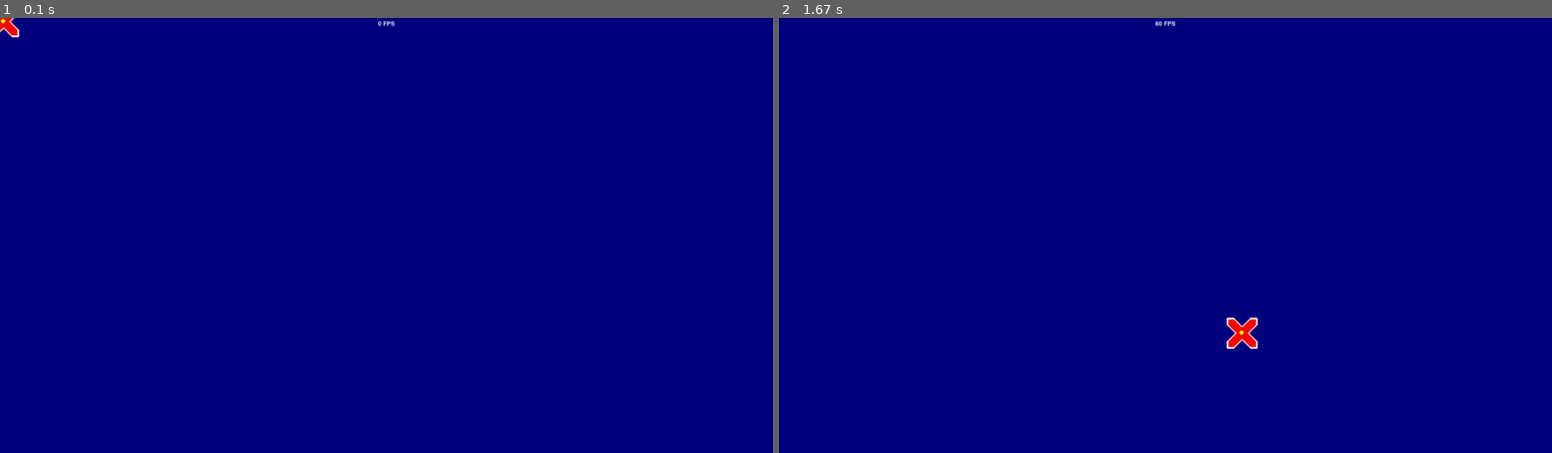
Above: before the commit, frames 1-2 (left to right).
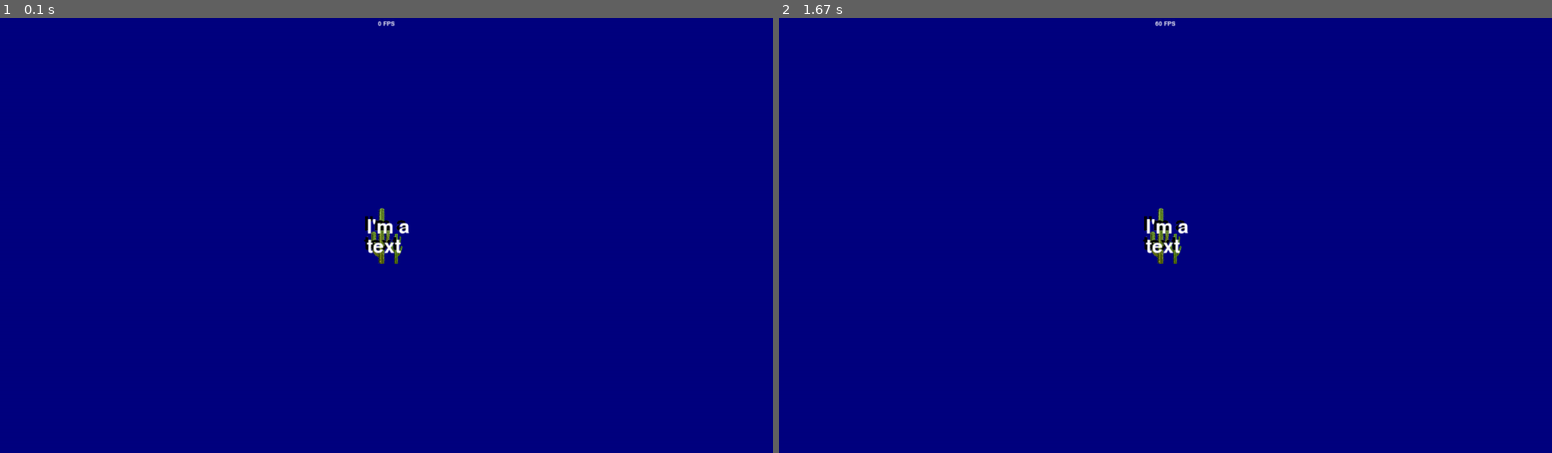
Above: after the commit, the same moments.

Repository: francis-clairicia/PyDiamond
Game: pygame game, started from main.py
Two runs of this game, one before a commit and one after it. Both use one fixed random seed, a clock stepped at 60 frames per second and the inputs below.
Inputs (mouse positions are in pixels of both pictures, inside the frame that each line leads up to):
- Up to frame 1 (0.1 s): no input
- Up to frame 2 (1.67 s): press the mouse at (979, 239) at 0.37 s; move the mouse to (1111, 283) at 0.47 s; release the mouse at (1242, 331) at 0.6 s; tap . at 0.67 s

The runs differ from the first frame. In frame 1, 0.5% of the frame differs, in the area x 0-53%, y 0-57%; in frame 2, 0.6%, in the area x 47-62%, y 43-77%.

Commit message:
[ADD] Added TextImage object (scale/rotation not implemented)

Diff:
--- a/main.py
+++ b/main.py
@@ -6,7 +6,7 @@
 import pygame
 from pygame.event import Event
 from pygame.surface import Surface
-from my_pygame.text import Text
+from my_pygame.text import Text, TextImage
 from my_pygame.window import Window
 from my_pygame.scene import Scene, SceneEnum
 
@@ -249,6 +249,20 @@
             self.cross.color = RED
 
 
+class TextImageScene(Scene):
+    def __init__(self, window: Window) -> None:
+        super().__init__(window, framerate=120)
+        self.background_color = BLUE_DARK
+        self.text: TextImage = TextImage("I'm a text", font=(None, 50), color=WHITE, shadow_x=-5, shadow_y=-5, wrap=5)
+        self.text.img = MyResources.cactus
+        self.text.img_scale_to_size((100, 100))
+        self.text.compound = "center"
+        self.text.center = window.center
+
+    def draw(self) -> None:
+        self.window.draw(self.text)
+
+
 def main() -> None:
     # w: Window = Window("my window", (0, 0))
     w: Window = Window("my window", (1366, 768))
@@ -260,7 +274,8 @@
     # w.start_scene(TextScene(w))
     # w.start_scene(ResourceScene(w))
     # w.start_scene(AnimatedSpriteScene(w))
-    w.start_scene(EventScene(w))
+    # w.start_scene(EventScene(w))
+    w.start_scene(TextImageScene(w))
     w.mainloop()
 
 
--- a/my_pygame/drawable.py
+++ b/my_pygame/drawable.py
@@ -240,12 +240,17 @@
         return self.get_local_size()[1]
 
     def get_size(self) -> Tuple[float, float]:
+        scale: float = self.__scale
+        angle: float = self.__angle
         w, h = self.get_local_size()
-        w *= self.scale
-        h *= self.scale
+        w *= scale
+        h *= scale
+        if angle == 0:
+            return (w, h)
+
         center: Vector2 = Vector2(w / 2, h / 2)
         corners: List[Vector2] = [Vector2(0, 0), Vector2(w, 0), Vector2(w, h), Vector2(0, h)]
-        all_points: List[Vector2] = [center + (point - center).rotate(-self.angle) for point in corners]
+        all_points: List[Vector2] = [center + (point - center).rotate(-angle) for point in corners]
         left: float = min((point.x for point in all_points), default=0)
         right: float = max((point.x for point in all_points), default=0)
         top: float = min((point.y for point in all_points), default=0)
@@ -256,7 +261,7 @@
         r: Rect = Rect((0, 0), self.get_local_size())
         for name, value in kwargs.items():
             if not hasattr(r, name):
-                raise AttributeError(f"{type(r).__name__} does not have {repr(name)} attribute")
+                raise AttributeError(f"{repr(type(r).__name__)} has no attribute {repr(name)}")
             setattr(r, name, value)
         return r
 
@@ -264,7 +269,7 @@
         r: Rect = self.rect
         for name, value in kwargs.items():
             if not hasattr(r, name):
-                raise AttributeError(f"{type(r).__name__} does not have {repr(name)} attribute")
+                raise AttributeError(f"{repr(type(r).__name__)} has no attribute {repr(name)}")
             setattr(r, name, value)
         return r
 
--- a/my_pygame/text.py
+++ b/my_pygame/text.py
@@ -20,7 +20,7 @@
 from .theme import NoTheme, Theme
 from .surface import create_surface
 
-# from .image import Image
+from .image import Image
 
 _TextFont = Union[Font, Tuple[Optional[str], int]]
 
@@ -64,7 +64,7 @@
         self.message = message
         self.color = color
         self.wrap = wrap
-        self.justify = Text.Justify(justify)
+        self.justify = justify
         self.shadow = (shadow_x, shadow_y)
         self.shadow_color = shadow_color
 
@@ -302,78 +302,287 @@
             self.__need_update()
 
 
-# @Text.register
-# class TextImage(ThemedDrawable):
-#     Justify = Text.Justify
-
-#     @unique
-#     class Compound(str, Enum):
-#         LEFT = "left"
-#         RIGHT = "right"
-#         TOP = "top"
-#         BOTTOM = "bottom"
-#         CENTER = "center"
-
-#     def __init__(
-#         self,
-#         message: str = "",
-#         *,
-#         img: Optional[Surface] = None,
-#         compound: str = "left",
-#         font: Optional[_TextFont] = None,
-#         bold: Optional[bool] = None,
-#         italic: Optional[bool] = None,
-#         underline: Optional[bool] = None,
-#         color: Color = BLACK,
-#         wrap: int = 0,
-#         justify: str = "left",
-#         shadow_x: float = 0,
-#         shadow_y: float = 0,
-#         shadow_color: Color = BLACK,
-#         theme: Optional[Theme] = None,
-#     ) -> None:
-#         super().__init__()
-#         self.__text: Text = Text(
-#             message=message,
-#             font=font,
-#             bold=bold,
-#             italic=italic,
-#             underline=underline,
-#             color=color,
-#             wrap=wrap,
-#             justify=justify,
-#             shadow_x=shadow_x,
-#             shadow_y=shadow_y,
-#             shadow_color=shadow_color,
-#             theme=NoTheme,
-#         )
-#         self.__img: Image = Image(img if img is not None else create_surface((0, 0)))
-#         self.__compound: TextImage.Compound = TextImage.Compound(compound)
-
-#     def draw_onto(self, surface: Surface) -> None:
-#         self.__text.center = self.center
-#         return self.__text.draw_onto(surface)
-
-#     def copy(self) -> TextImage:
-#         return TextImage(
-#             message=self.__text.message,
-#             img=self.__img.get(),
-#             compound=self.__compound,
-#             font=self.__text.font,
-#             color=self.__text.color,
-#             wrap=self.__text.wrap,
-#             justify=self.__text.justify,
-#             shadow_x=self.__text.shadow_x,
-#             shadow_y=self.__text.shadow_y,
-#             shadow_color=self.__text.shadow_color,
-#             theme=NoTheme,
-#         )
-
-#     def get_local_size(self) -> Tuple[float, float]:
-#         return self.__text.get_local_size()
-
-#     def _apply_rotation_scale(self) -> None:
-#         self.__text.set_rotation(self.angle)
-#         self.__text.set_scale(self.scale)
-#         self.__img.set_rotation(self.angle)
-#         self.__img.set_scale(self.scale)
+@Text.register
+class TextImage(ThemedDrawable):
+    Justify = Text.Justify
+
+    @unique
+    class Compound(str, Enum):
+        LEFT = "left"
+        RIGHT = "right"
+        TOP = "top"
+        BOTTOM = "bottom"
+        CENTER = "center"
+
+    def __init__(
+        self,
+        message: str = "",
+        *,
+        img: Optional[Surface] = None,
+        compound: str = "left",
+        distance: float = 5,
+        font: Optional[_TextFont] = None,
+        bold: Optional[bool] = None,
+        italic: Optional[bool] = None,
+        underline: Optional[bool] = None,
+        color: Color = BLACK,
+        wrap: int = 0,
+        justify: str = "left",
+        shadow_x: float = 0,
+        shadow_y: float = 0,
+        shadow_color: Color = BLACK,
+        theme: Optional[Theme] = None,
+    ) -> None:
+        super().__init__()
+        self.__text: Text = Text(
+            message=message,
+            font=font,
+            bold=bold,
+            italic=italic,
+            underline=underline,
+            color=color,
+            wrap=wrap,
+            justify=justify,
+            shadow_x=shadow_x,
+            shadow_y=shadow_y,
+            shadow_color=shadow_color,
+            theme=NoTheme,
+        )
+        self.__img: Optional[Image] = Image(img) if img is not None else None
+        self.__compound: TextImage.Compound = TextImage.Compound(compound)
+        self.__distance: float = float(distance)
+
+    def to_surface(self) -> Surface:
+        if self.__img is None:
+            return self.__text.to_surface()
+        return super().to_surface()
+
+    def draw_onto(self, surface: Surface) -> None:
+        if self.__img is None:
+            self.__text.center = self.center
+            return self.__text.draw_onto(surface)
+        if self.__compound == TextImage.Compound.LEFT:
+            self.__text.midleft = self.midleft
+            self.__img.midright = self.midright
+        elif self.__compound == TextImage.Compound.RIGHT:
+            self.__text.midright = self.midright
+            self.__img.midleft = self.midleft
+        elif self.__compound == TextImage.Compound.TOP:
+            self.__text.midtop = self.midtop
+            self.__img.midbottom = self.midbottom
+        elif self.__compound == TextImage.Compound.BOTTOM:
+            self.__text.midbottom = self.midbottom
+            self.__img.midtop = self.midtop
+        else:
+            self.__img.center = self.__text.center = self.center
+        self.__img.draw_onto(surface)
+        self.__text.draw_onto(surface)
+
+    def copy(self) -> TextImage:
+        return TextImage(
+            message=self.__text.message,
+            img=self.__img.get() if self.__img is not None else None,
+            compound=self.__compound,
+            font=self.__text.font,
+            color=self.__text.color,
+            wrap=self.__text.wrap,
+            justify=self.__text.justify,
+            shadow_x=self.__text.shadow_x,
+            shadow_y=self.__text.shadow_y,
+            shadow_color=self.__text.shadow_color,
+            theme=NoTheme,
+        )
+
+    def get_local_size(self) -> Tuple[float, float]:
+        if self.__img is None:
+            return self.__text.get_local_size()
+        text_width, text_height = self.__text.get_local_size()
+        img_width, img_height = self.__img.get_size()
+        offset: float = self.__distance
+        if self.__compound in [TextImage.Compound.LEFT, TextImage.Compound.RIGHT]:
+            if text_width == 0 or img_width == 0:
+                offset = 0
+            return text_width + img_width + offset, max(text_height, img_height)
+        if self.__compound in [TextImage.Compound.TOP, TextImage.Compound.BOTTOM]:
+            if text_height == 0 or img_height == 0:
+                offset = 0
+            return max(text_width, img_width), text_height + img_height + offset
+        return max(text_width, img_width), max(text_height, img_height)
+
+    def get_size(self) -> Tuple[float, float]:
+        if self.__img is None:
+            return self.__text.get_size()
+        return super().get_size()
+
+    @staticmethod
+    def create_font(
+        font: Optional[_TextFont], bold: Optional[bool] = None, italic: Optional[bool] = None, underline: Optional[bool] = None
+    ) -> Font:
+        return Text.create_font(font, bold, italic, underline)
+
+    def set_font(
+        self,
+        font: Optional[_TextFont],
+        bold: Optional[bool] = None,
+        italic: Optional[bool] = None,
+        underline: Optional[bool] = None,
+    ) -> None:
+        self.__text.set_font(font, bold, italic, underline)
+
+    def set_custom_line_font(self, index: int, font: Font) -> None:
+        self.__text.set_custom_line_font(index, font)
+
+    def remove_custom_line_font(self, index: int) -> None:
+        self.__text.remove_custom_line_font(index)
+
+    def img_rotate(self, angle_offset: float) -> None:
+        if self.__img is not None:
+            self.__img.rotate(angle_offset)
+
+    def img_set_rotation(self, angle: float) -> None:
+        if self.__img is not None:
+            self.__img.set_rotation(angle)
+
+    def img_set_scale(self, scale: float) -> None:
+        if self.__img is not None:
+            self.__img.set_scale(scale)
+
+    def img_scale_to_width(self, width: float) -> None:
+        if self.__img is not None:
+            self.__img.scale_to_width(width)
+
+    def img_scale_to_height(self, height: float) -> None:
+        if self.__img is not None:
+            self.__img.scale_to_height(height)
+
+    def img_scale_to_size(self, size: Tuple[float, float]) -> None:
+        if self.__img is not None:
+            self.__img.scale_to_size(size)
+
+    def img_set_min_width(self, width: float) -> None:
+        if self.__img is not None:
+            self.__img.set_min_width(width)
+
+    def img_set_max_width(self, width: float) -> None:
+        if self.__img is not None:
+            self.__img.set_max_width(width)
+
+    def img_set_min_height(self, height: float) -> None:
+        if self.__img is not None:
+            self.__img.set_min_height(height)
+
+    def img_set_max_height(self, height: float) -> None:
+        if self.__img is not None:
+            self.__img.set_max_height(height)
+
+    def img_set_min_size(self, size: Tuple[float, float]) -> None:
+        if self.__img is not None:
+            self.__img.set_min_size(size)
+
+    def img_set_max_size(self, size: Tuple[float, float]) -> None:
+        if self.__img is not None:
+            self.__img.set_max_size(size)
+
+    @property
+    def img(self) -> Optional[Surface]:
+        if self.__img is None:
+            return None
+        return self.__img.get()
+
+    @img.setter
+    def img(self, surface: Optional[Surface]) -> None:
+        if surface is None:
+            self.__img = None
+            return
+        if self.__img is None:
+            self.__img = Image(surface)
+        else:
+            self.__img.set(surface)
+
+    @property
+    def compound(self) -> str:
+        return str(self.__compound.value)
+
+    @compound.setter
+    def compound(self, compound: str) -> None:
+        self.__compound = TextImage.Compound(compound)
+
+    @property
+    def distance(self) -> float:
+        return self.__distance
+
+    @distance.setter
+    def distance(self, distance: float) -> None:
+        self.__distance = float(distance)
+
+    @property
+    def font(self) -> Font:
+        return self.__text.font
+
+    @font.setter
+    def font(self, font: Font) -> None:
+        self.set_font(font)
+
+    @property
+    def message(self) -> str:
+        return self.__text.message
+
+    @message.setter
+    def message(self, string: str) -> None:
+        self.__text.message = string
+
+    @property
+    def wrap(self) -> int:
+        return self.__text.wrap
+
+    @wrap.setter
+    def wrap(self, value: int) -> None:
+        self.__text.wrap = value
+
+    @property
+    def justify(self) -> str:
+        return self.__text.justify
+
+    @justify.setter
+    def justify(self, justify: str) -> None:
+        self.__text.justify = justify
+
+    @property
+    def color(self) -> Color:
+        return self.__text.color
+
+    @color.setter
+    def color(self, color: Color) -> None:
+        self.__text.color = color
+
+    @property
+    def shadow(self) -> Tuple[float, float]:
+        return self.__text.shadow
+
+    @shadow.setter
+    def shadow(self, shadow: Tuple[float, float]) -> None:
+        self.__text.shadow = shadow
+
+    @property
+    def shadow_x(self) -> float:
+        return self.__text.shadow_x
+
+    @shadow_x.setter
+    def shadow_x(self, shadow_x: float) -> None:
+        self.__text.shadow_x = shadow_x
+
+    @property
+    def shadow_y(self) -> float:
+        return self.__text.shadow_y
+
+    @shadow_y.setter
+    def shadow_y(self, shadow_y: float) -> None:
+        self.__text.shadow_y = shadow_y
+
+    @property
+    def shadow_color(self) -> Color:
+        return self.__text.shadow_color
+
+    @shadow_color.setter
+    def shadow_color(self, color: Color) -> None:
+        self.__text.shadow_color = color
--- a/my_pygame/theme.py
+++ b/my_pygame/theme.py
@@ -91,6 +91,8 @@
             raise TypeError("Abstract theme classes cannot set themes.")
         if name is NoTheme:
             raise ValueError("Couldn't set 'NoTheme' as theme")
+        if "theme" in options:
+            raise ValueError("'theme' parameter must not be given in options")
 
         theme_dict: Dict[str, Dict[str, Any]]
 
--- a/my_pygame/window.py
+++ b/my_pygame/window.py
@@ -242,7 +242,7 @@
     def draw(self, target: Drawable) -> None:
         try:
             target.draw_onto(self.__surface)
-        except pygame.error:
+        except (NotImplementedError, pygame.error):
             pass
 
     def handle_events(self) -> None:
